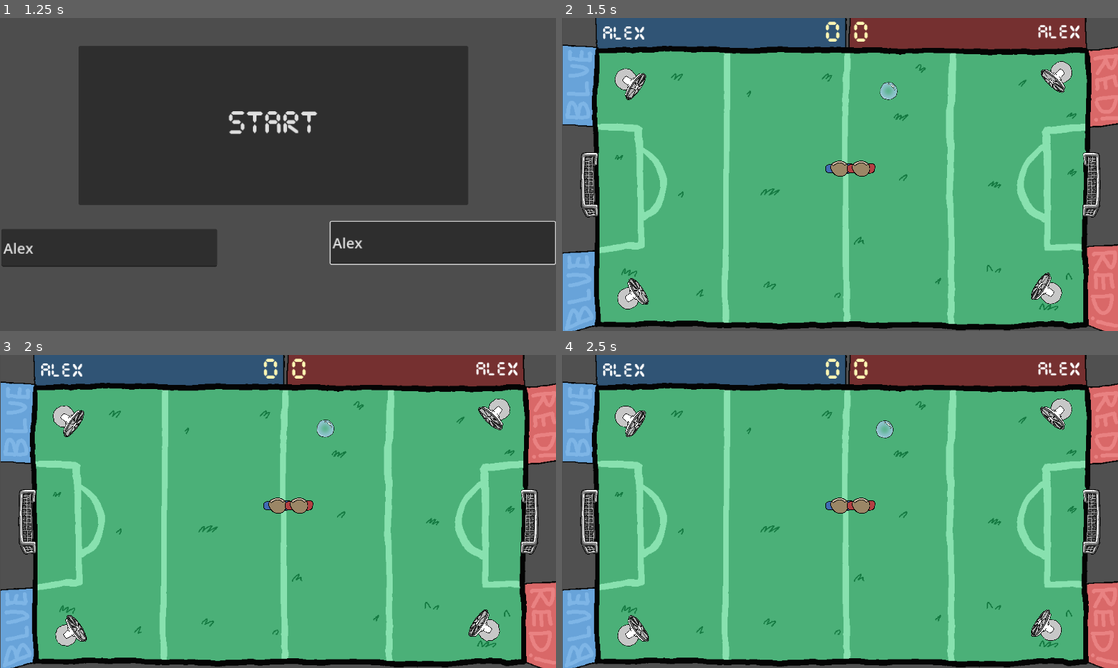
Above: before the commit, frames 1-4 (two rows, left to right).
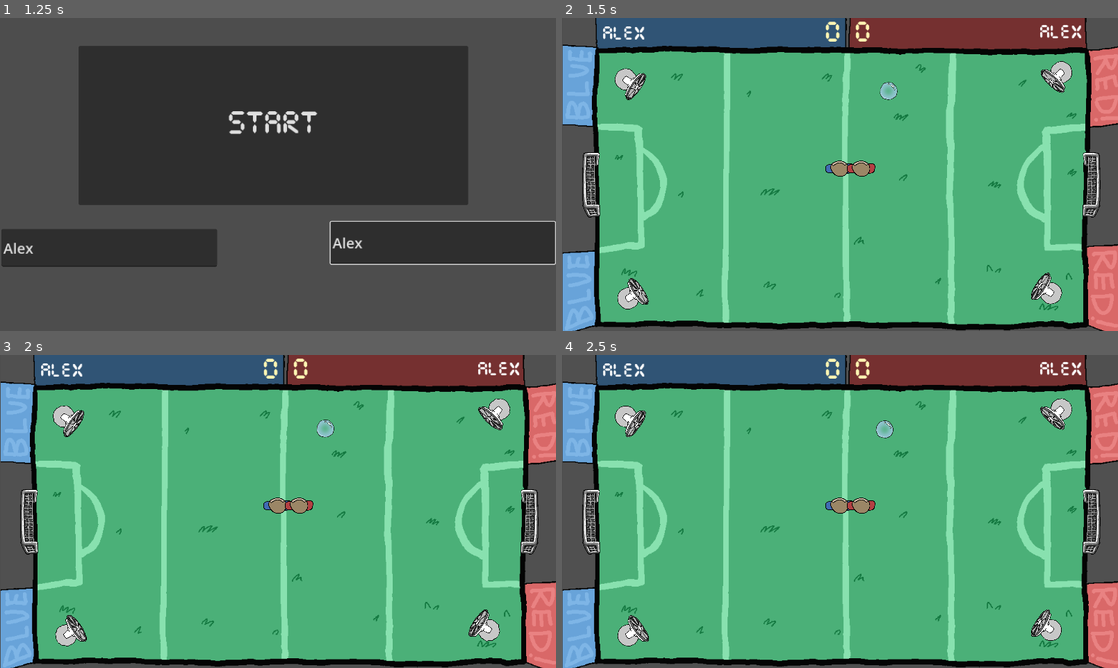
Above: after the commit, the same moments.

Repository: Calandir/ggj-2025
Game: Godot game, scene res://Scenes/menu.tscn
Two runs of this game, one before a commit and one after it. Both use one fixed random seed, a clock stepped at 60 frames per second and the inputs below. Sound files missing from this copy of the repository are replaced by a short silence.
Inputs (mouse positions are in pixels of both pictures, inside the frame that each line leads up to):
- Up to frame 1 (1.25 s): click (111, 246) at 0.52 s; type "Alex" at 0.6 s; click (444, 243) at 0.75 s; type "Alex" at 0.83 s
- Up to frame 2 (1.5 s): click "START" at 1.25 s
- Up to frame 3 (2 s): no input
- Up to frame 4 (2.5 s): tap R (p0_spawn_bubble) at 2.1 s

Frame 1 is identical in both runs. In frame 2, 0.7% of the frame differs, in the area x 3-94%, y 1-64%; in frame 3, 0.7%; in frame 4, 0.7%.

Commit message:
stop score counter increasing at game end

Diff:
--- a/Scenes/example_scene.tscn
+++ b/Scenes/example_scene.tscn
@@ -30,7 +30,7 @@
 player_num = 1
 
 [node name="GoalA" parent="." instance=ExtResource("3_m40s0")]
-position = Vector2(-923.17, 59.34)
+position = Vector2(-917, 59)
 scale = Vector2(1.5, 1.5)
 
 [node name="LabelA_Player" type="Label" parent="GoalA"]
--- a/Scripts/example_scene.gd
+++ b/Scripts/example_scene.gd
@@ -11,6 +11,7 @@
 func _ready() -> void:
 	win_label = $PlayerWinsLabel
 
+	Globalvars.game_active = true
 
 # Called every frame. 'delta' is the elapsed time since the previous frame.
 func _process(delta: float) -> void:
@@ -37,3 +38,5 @@
 		var fan_grp = $Fan_grp
 		fan_grp.hide()
 		fan_grp.set_process(false)
+
+		Globalvars.game_active = false
--- a/Scripts/globalvars.gd
+++ b/Scripts/globalvars.gd
@@ -4,6 +4,7 @@
 var player2_name: String = ""
 var player1_score: int = 0
 var player2_score: int = 0
+var game_active: bool = true
 
 # Called when the node enters the scene tree for the first time.
 func _ready() -> void:
--- a/Scripts/label_score.gd
+++ b/Scripts/label_score.gd
@@ -12,4 +12,6 @@
 
 
 func _on_goal_goal_scored(goal_num: int, score: int) -> void:
-	self.text = str(score)
+	# Score == 20 is a hack to get around sync issues on final goal of round.
+	if Globalvars.game_active or score == 20:
+		self.text = str(score)
